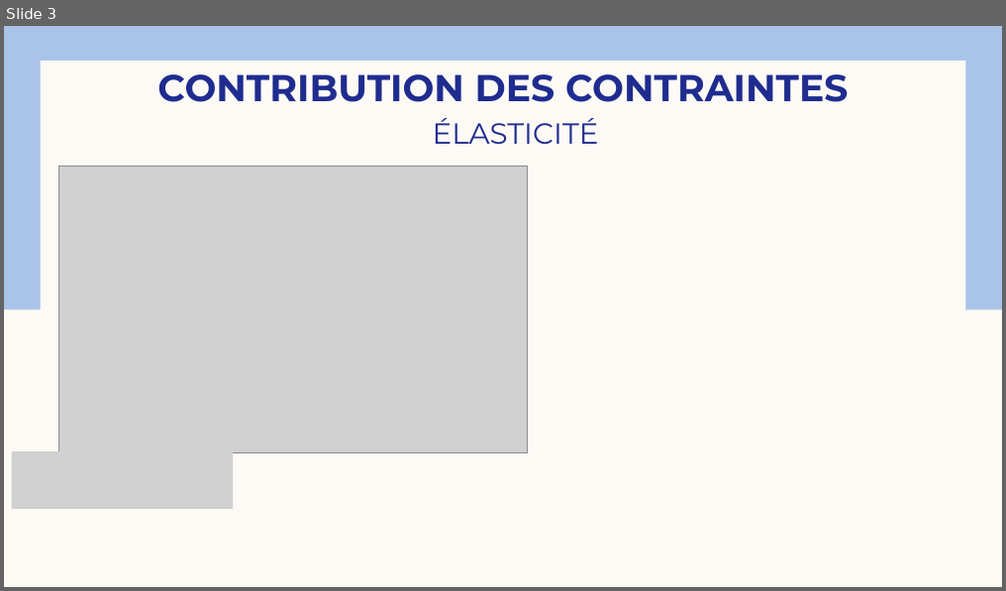
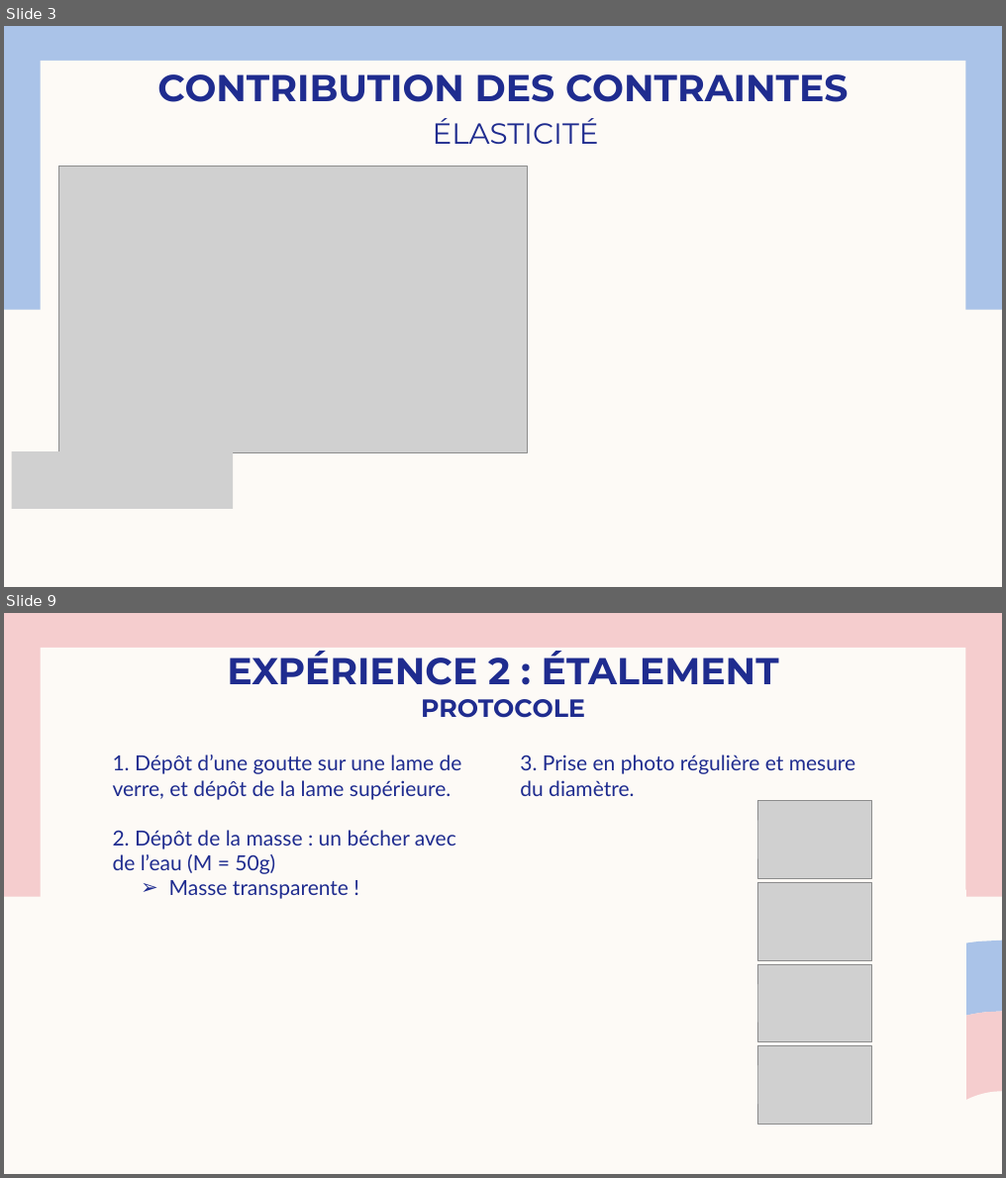
Before and after one commit to Josephine-gith/VS, a slide deck: PPT/Viscoplastic Squeeze pptGE 2.pptx. Shown one above the other, each under a label of ours: slide 3 before the commit, slides 3 and 9 after it; the slides between them are not shown. The pictures are 1006x591 and 1006x1178 pixels, drawn with LibreOffice and Linux fonts; fonts in the diff are those of the drawing; grey boxes stand for pictures. Boxes give left, top, right and bottom in pixels: in the first picture for what was removed or moved away, otherwise in the second. Text is boxed around its words. In the diff, an @@ line names an element or a change of style, - is before the commit and + after.

```diff
--- a/PPT/Viscoplastic Squeeze pptGE 2.pptx
+++ b/PPT/Viscoplastic Squeeze pptGE 2.pptx
@@ slide 9 added at [4,613,1002,1174], background #FDFAF6; not listed: 1 template element that a slide beside it also shows @@
@@ rectangle added at [4,613,1002,897], fill #F5CDCE @@
@@ title added at [227,651,779,718], 36 pt, text #1F2C8F, bold @@
+EXPÉRIENCE 2 : ÉTALEMENT
+PROTOCOLE
@@ text added at [113,755,462,899], 20 pt, text #1F2C8F @@
+1. Dépôt d’une goutte sur une lame de verre, et dépôt de la lame supérieure.
+2. Dépôt de la masse : un bécher avec de l’eau (M = 50g)
+  ➢ Masse transparente !
@@ text added at [520,755,856,796], 20 pt, text #1F2C8F @@
+3. Prise en photo régulière et mesure du diamètre.
@@ rectangle added at [759,890,966,1174], fill #FDFAF6 @@
@@ freeform shape added at [770,940,1002,1174], fill #AAC3E8 @@
@@ freeform shape added at [841,1011,1002,1174], fill #F5CDCE @@
@@ group added at [757,801,872,1124]: 4 pictures @@
@@ freeform shape added at [921,1091,1002,1174], fill #FDFAF6 @@
```
Also in this commit, not shown: 4 slides changed, 3 other slides added, 2 slides removed, 11 other files.
